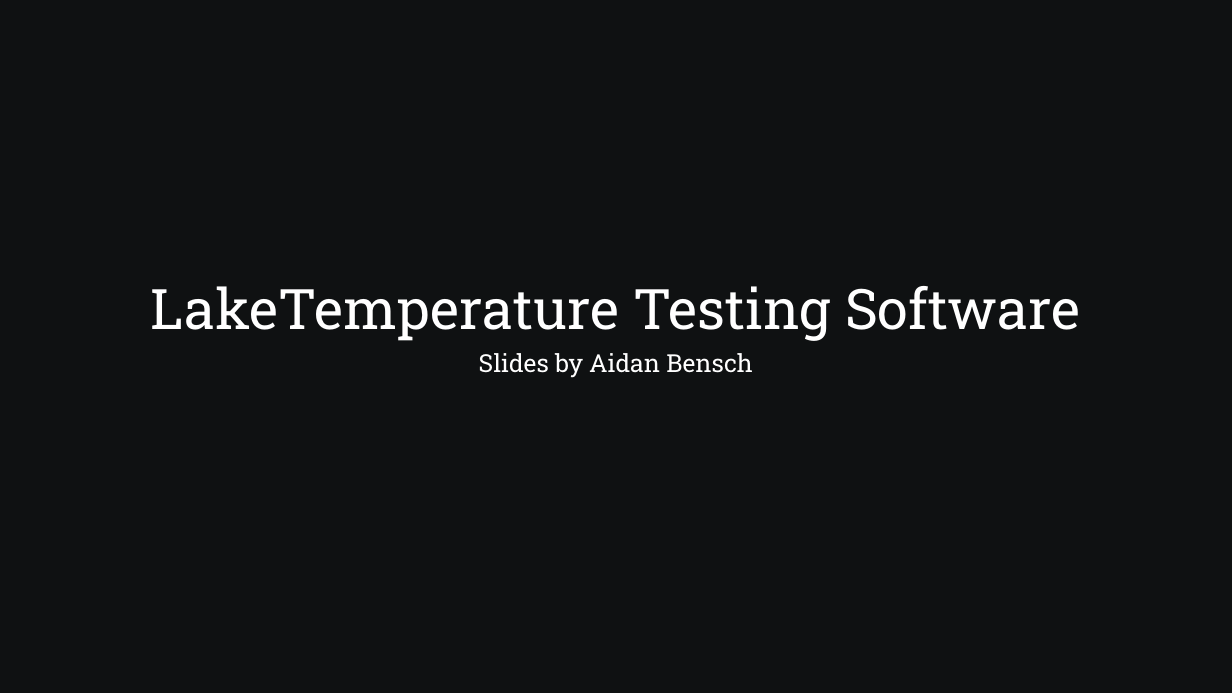
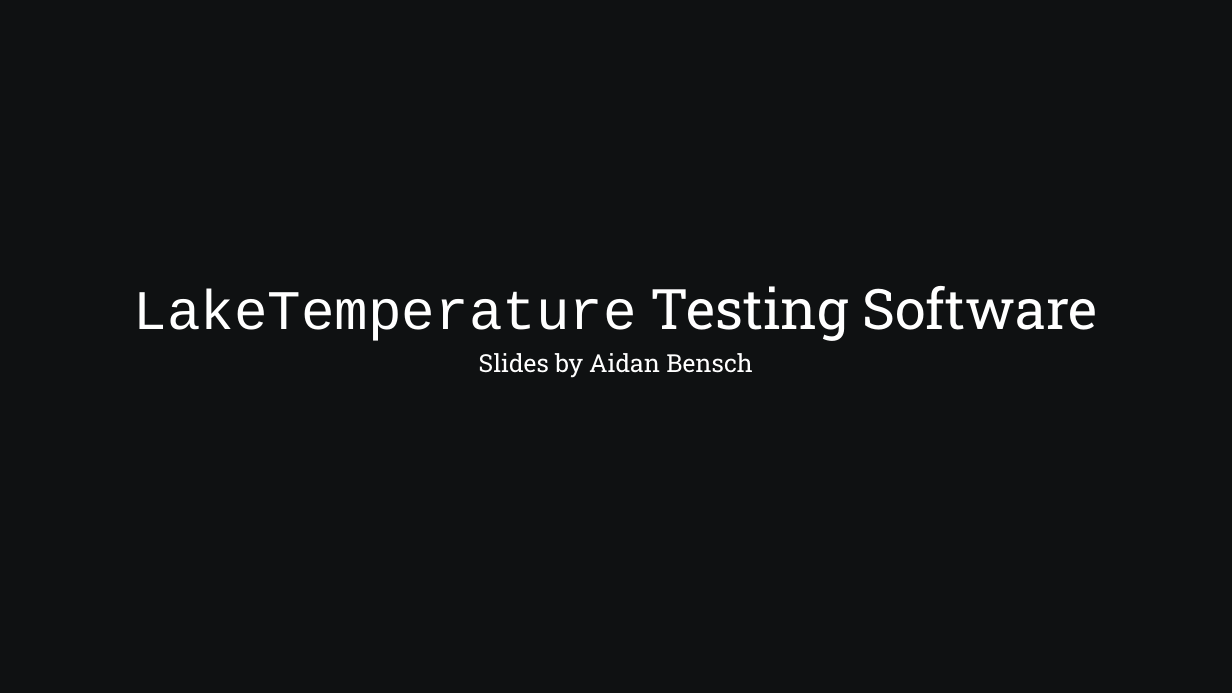
Before and after one commit to SamAllen06/lake_temp_work, a slide deck: slide 1 of documentation/for_collaborators/TestingSoftwareOverview.odp. Drawn at 1232x693 pixels with LibreOffice and Linux fonts; fonts in the diff are those of the drawing. Boxes give left, top, right and bottom in pixels: in the first picture for what was removed or moved away, otherwise in the second. Text is boxed around its words. In the diff, an @@ line names an element or a change of style, - is before the commit and + after.

```diff
--- a/documentation/for_collaborators/TestingSoftwareOverview.odp
+++ b/documentation/for_collaborators/TestingSoftwareOverview.odp
@@ title "LakeTemperature Testing Software" at (134, 286, 1098, 341): font Roboto Slab to Courier New in "LakeTemperature" @@
```
Also in this commit, not shown: 7 other slides changed, 1 other file.
